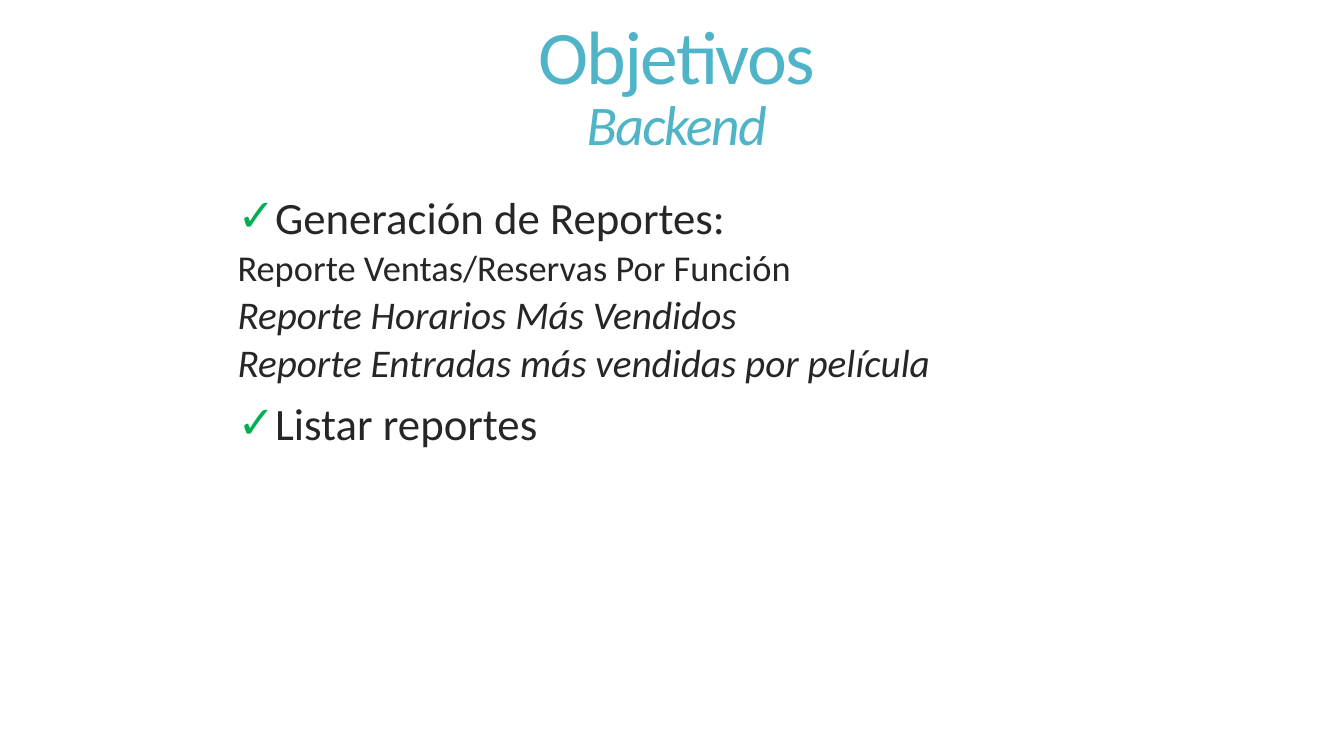
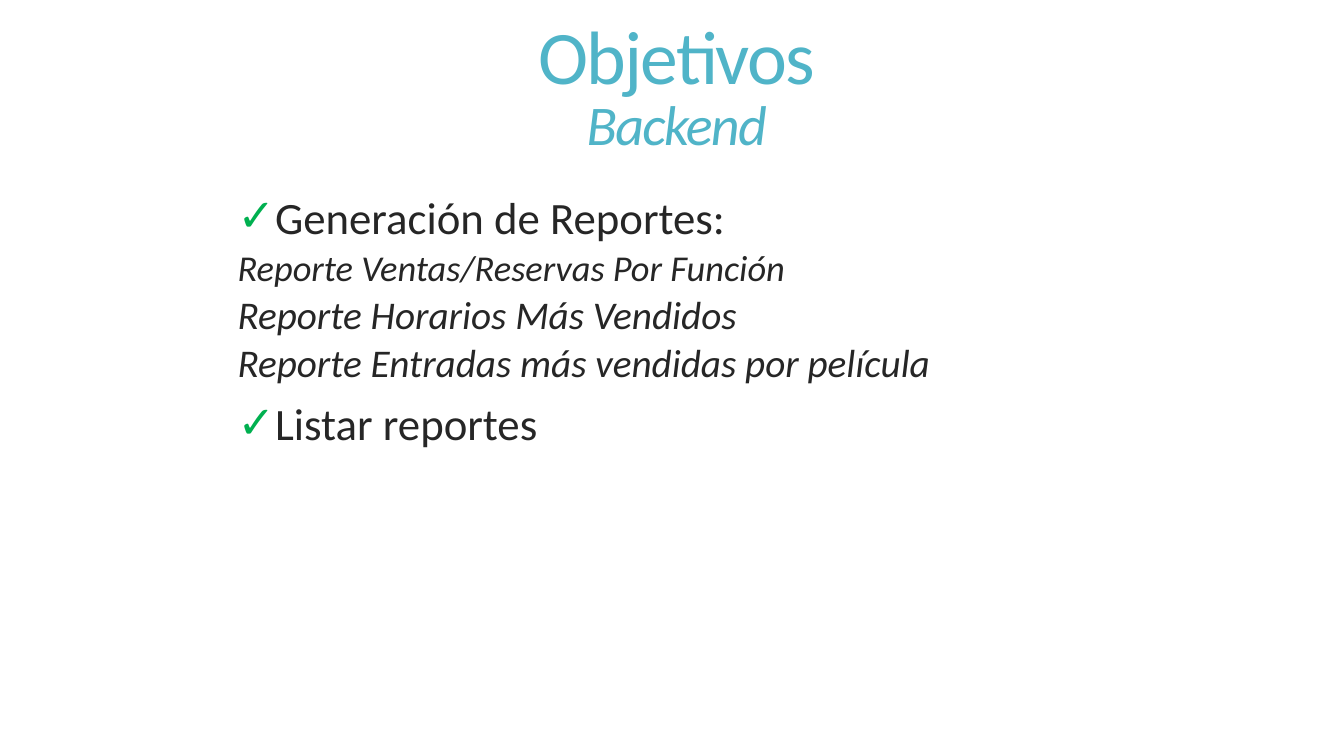
Before and after one commit to dschenkelman/a-malazan-wolvering, a slide deck: slide 3 of docs/Reuniones/Sprint 5/Reunion Formal 2014-11-10/Reunion Formal.pptx. Drawn at 1344x756 pixels with LibreOffice and Linux fonts; fonts in the diff are those of the drawing. Boxes give left, top, right and bottom in pixels: in the first picture for what was removed or moved away, otherwise in the second. Text is boxed around its words. In the diff, an @@ line names an element or a change of style, - is before the commit and + after.

```diff
--- a/docs/Reuniones/Sprint 5/Reunion Formal 2014-11-10/Reunion Formal.pptx
+++ b/docs/Reuniones/Sprint 5/Reunion Formal 2014-11-10/Reunion Formal.pptx
@@ text at (238,256,785,287): italic on in "Reporte Ventas/Reservas Por Función" @@
```
Also in this commit, not shown: 1 other slide changed.
